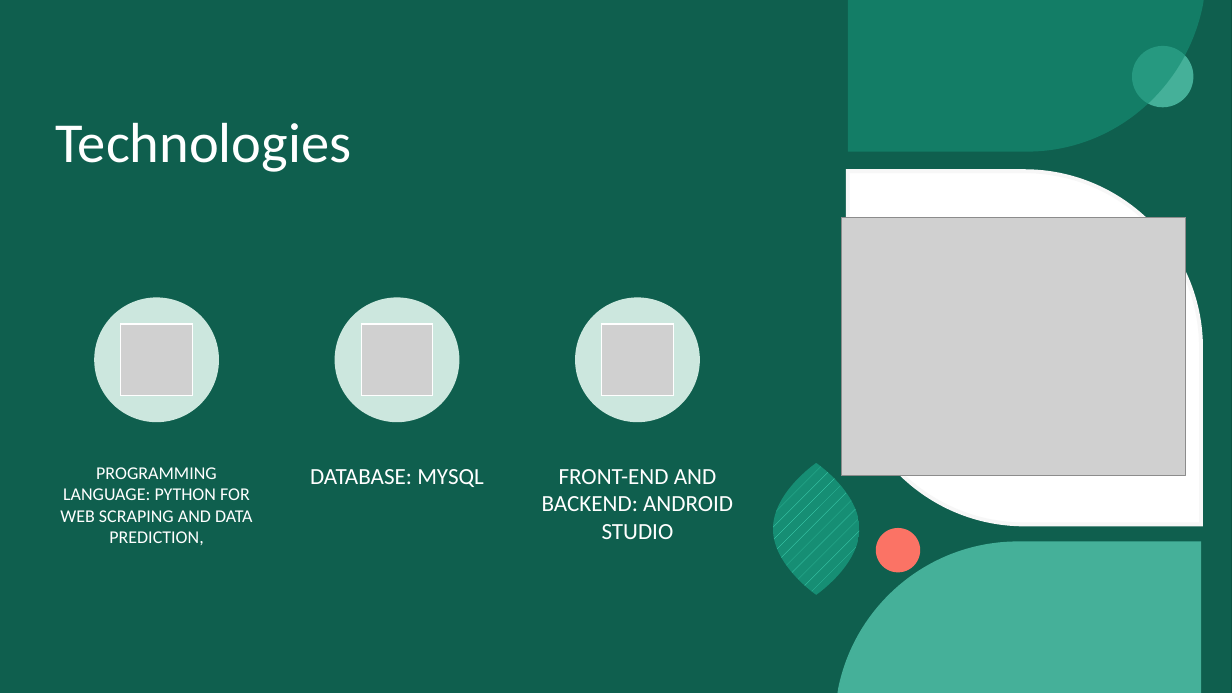
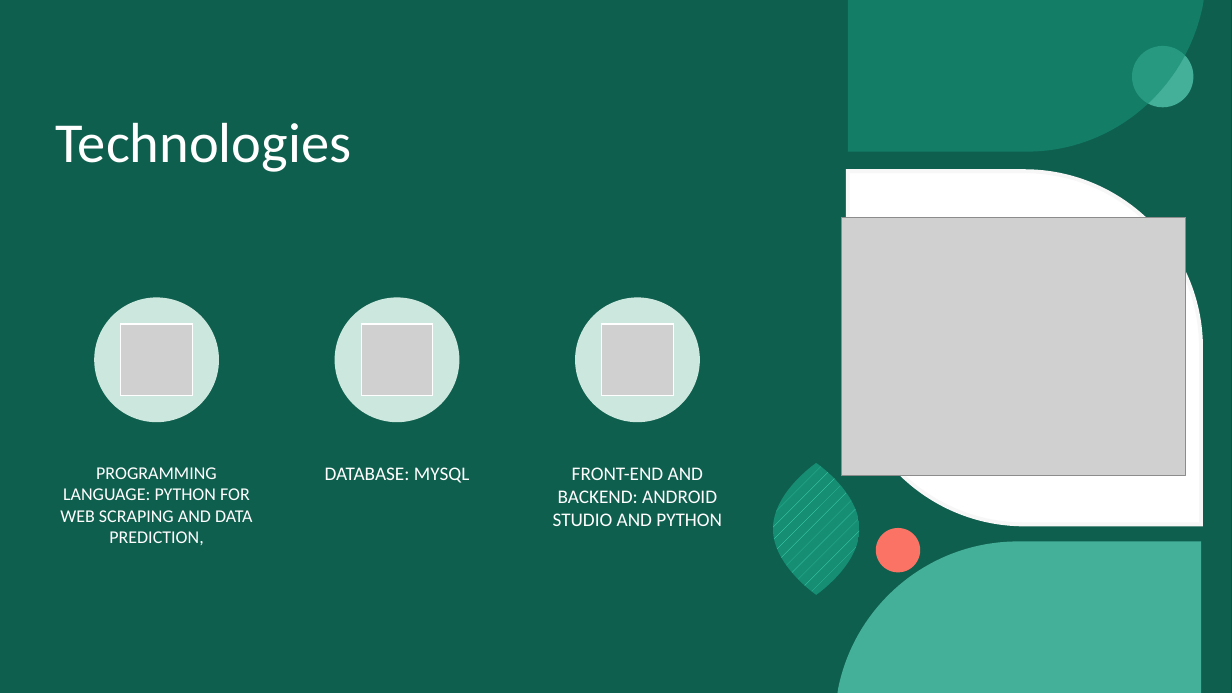
Before and after one commit to armandorossi/MLS_Project, a slide deck: slide 4 of ProjectReport/Predicting MLS Results - MidtermReport.pptx. Drawn at 1232x693 pixels with LibreOffice and Linux fonts; fonts in the diff are those of the drawing; grey boxes stand for pictures; background and template pictures are left out. Boxes give left, top, right and bottom in pixels: in the first picture for what was removed or moved away, otherwise in the second. Text is boxed around its words. In the diff, an @@ line names an element or a change of style, - is before the commit and + after.

```diff
--- a/ProjectReport/Predicting MLS Results - MidtermReport.pptx
+++ b/ProjectReport/Predicting MLS Results - MidtermReport.pptx
@@ text "DATABASE: MYSQL" at [325, 467, 470, 483]: size 18 to 15 pt; less space between paragraphs @@
@@ text at [553, 467, 722, 526]: text changed; size 18 to 15 pt @@
-FRONT-END AND BACKEND: ANDROID STUDIO
+FRONT-END AND BACKEND: ANDROID STUDIO AND PYTHON
```
Also in this commit, not shown: 16 other files.
